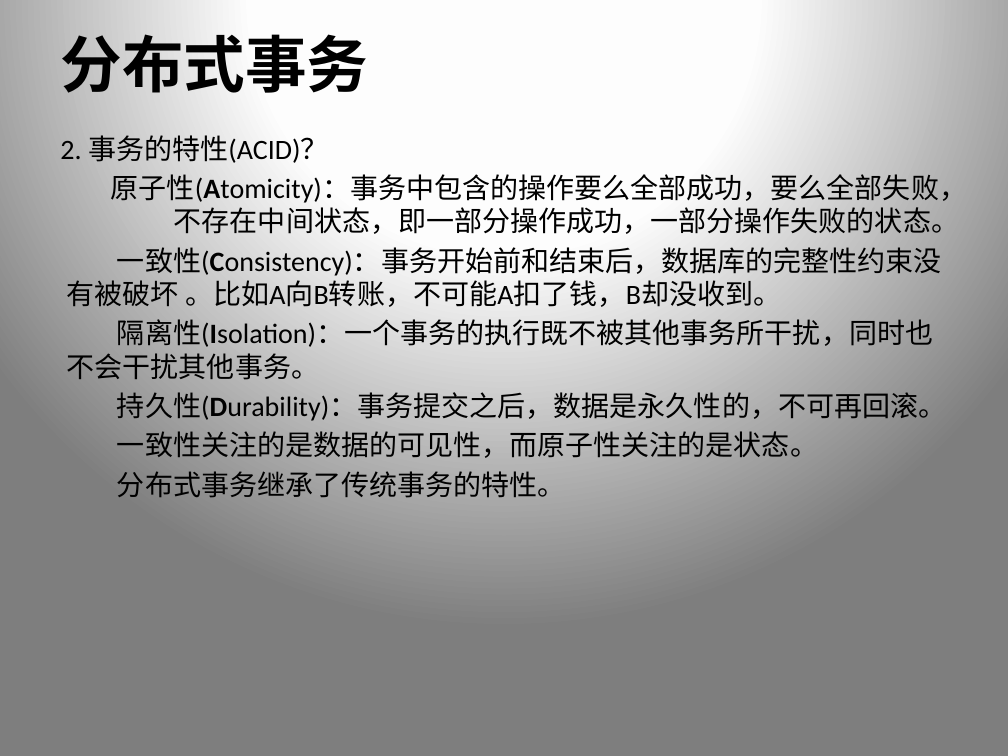
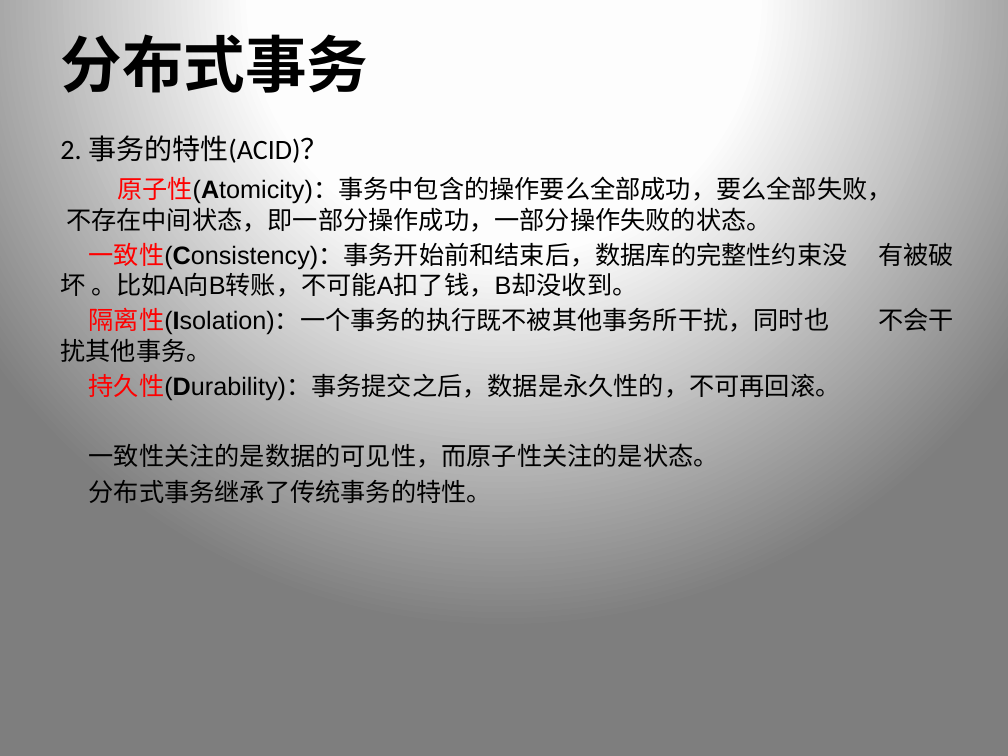
Before and after one commit to xiongpeter/study-notes, a slide deck: slide 3 of 我的.pptx. Drawn at 1008x756 pixels with LibreOffice and Linux fonts; fonts in the diff are those of the drawing. Boxes give left, top, right and bottom in pixels: in the first picture for what was removed or moved away, otherwise in the second. Text is boxed around its words. In the diff, an @@ line names an element or a change of style, - is before the commit and + after.

```diff
--- a/我的.pptx
+++ b/我的.pptx
@@ text at (60,176,954,503): size 20 to 18 pt, font Calibri to Arial; text colour #000000 to #FF0000 in "原子性(Atomicity)：事务中包含的操作要么全部成功，要么全部失败，", "一致性(Consistency)：事务开始前和结束后，数据库的完整性约束没", "隔离性(Isolation)：一个事务的执行既不被其他事务所干扰，同时也", "持久性(Durability)：事务提交之后，数据是永久性的，不可再回滚。" @@
```
Also in this commit, not shown: 3 other slides changed, 1 slide added, 1 slide removed.
